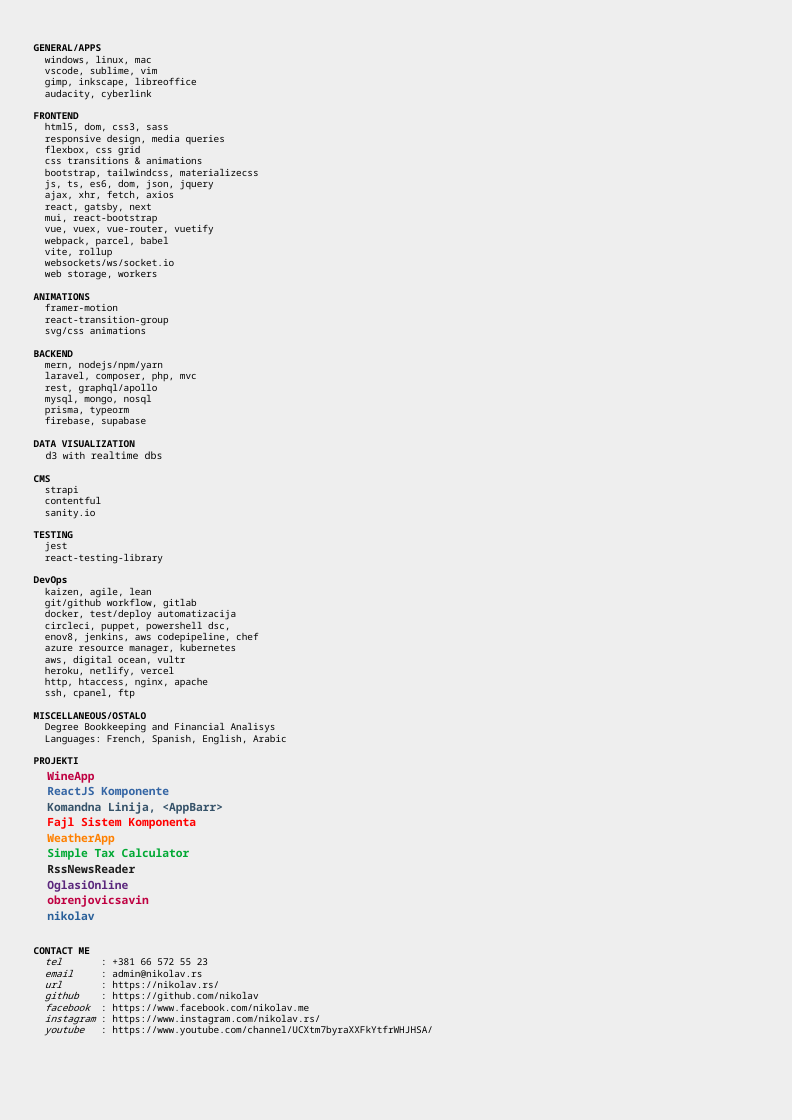
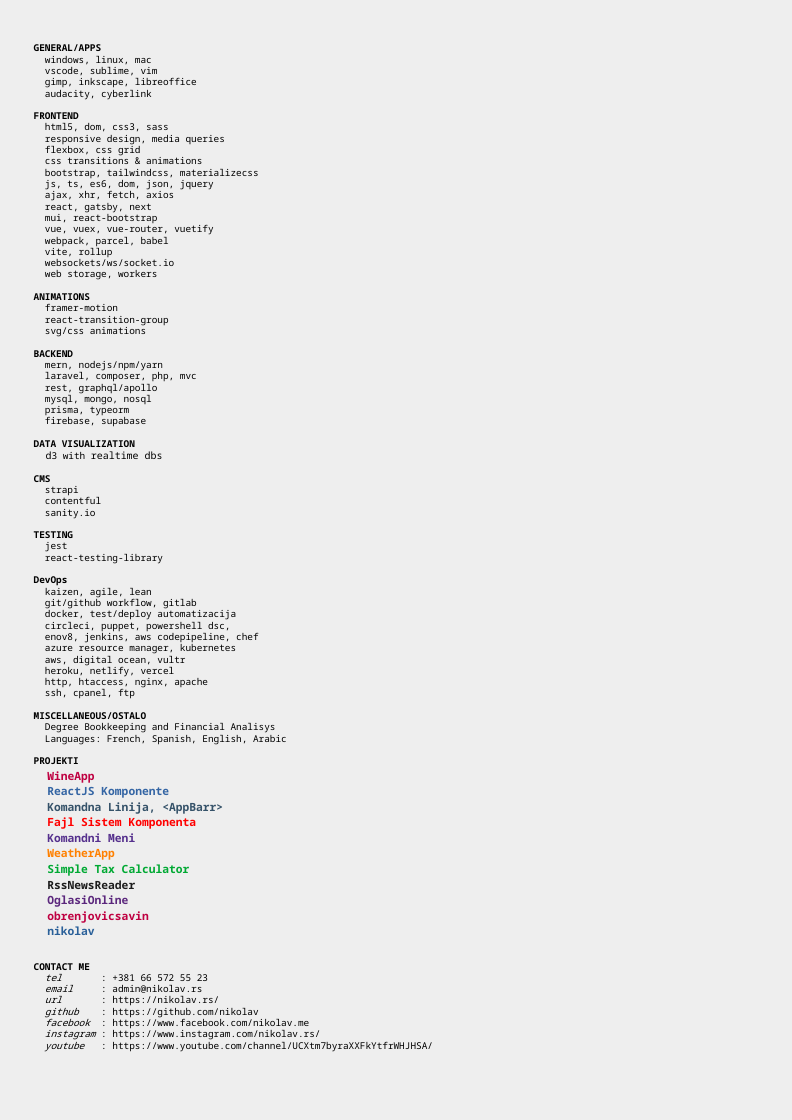
Before and after one commit to nikolav/nikolav.rs, a slide deck: slide 1 of etc/nikolav-tech.odp. Drawn at 792x1120 pixels with LibreOffice and Linux fonts; fonts in the diff are those of the drawing. Boxes give left, top, right and bottom in pixels: in the first picture for what was removed or moved away, otherwise in the second. Text is boxed around its words. In the diff, an @@ line names an element or a change of style, - is before the commit and + after.

```diff
--- a/etc/nikolav-tech.odp
+++ b/etc/nikolav-tech.odp
@@ text at (x1=47, y1=833, x2=135, y2=842): paragraph added @@
+Komandni Meni
```
Also in this commit, not shown: 3 other files.
